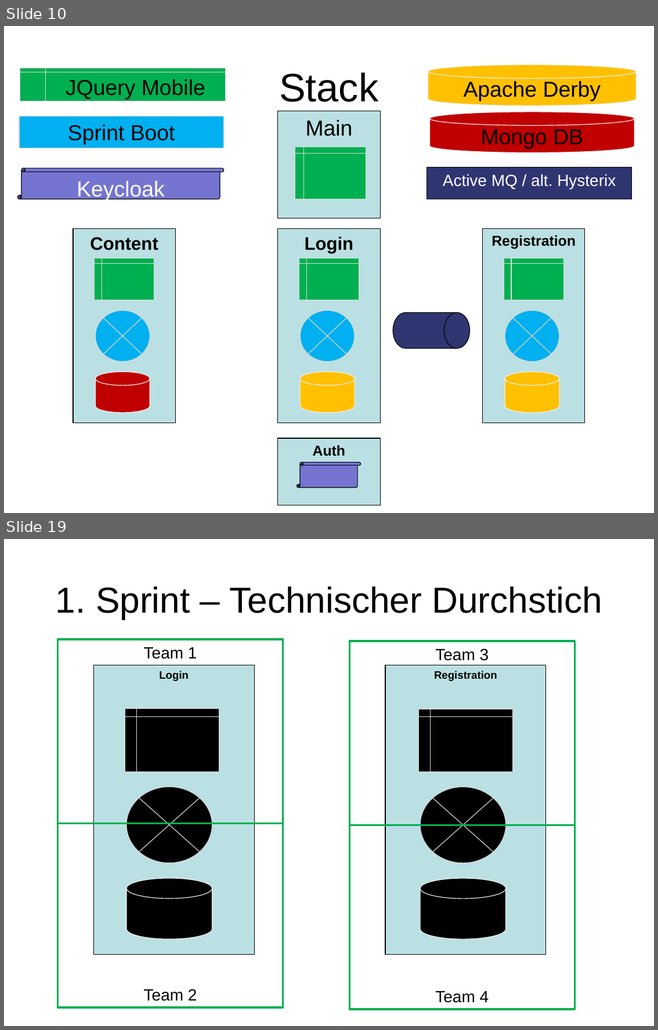
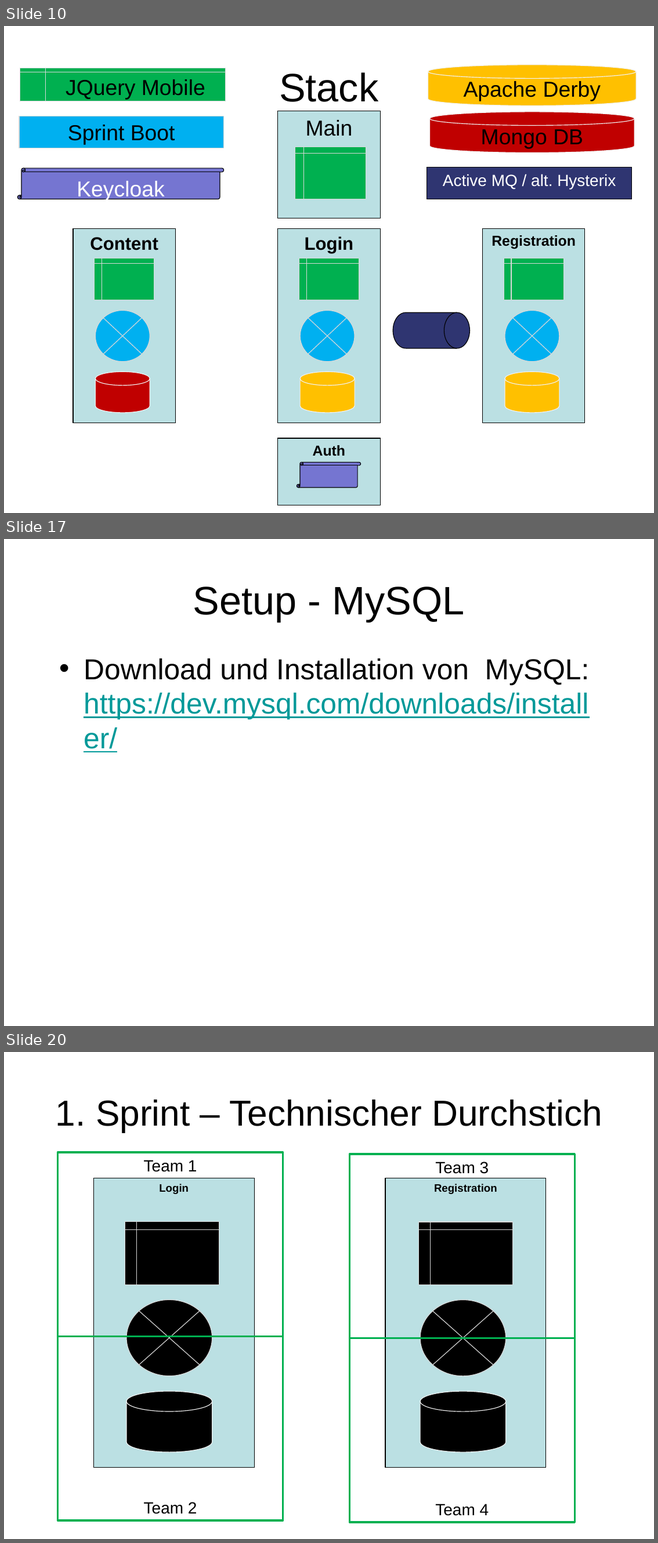
Before and after one commit to owronka/SubZeroMicroservices, a slide deck: doc/Resilient Microservices.pptx. Shown one above the other, each under a label of ours: slides 10 and 19 before the commit, slides 10, 17 and 20 after it; the slides between them are not shown. The pictures are 658x1030 and 658x1543 pixels, drawn with LibreOffice and Linux fonts; fonts in the diff are those of the drawing. Boxes give left, top, right and bottom in pixels: in the first picture for what was removed or moved away, otherwise in the second. Text is boxed around its words. In the diff, an @@ line names an element or a change of style, - is before the commit and + after.

```diff
--- a/doc/Resilient Microservices.pptx
+++ b/doc/Resilient Microservices.pptx
@@ slide 17 added at bbox=[4, 539, 654, 1026], background #FFFFFF @@
@@ title added at bbox=[193, 587, 464, 621], 44 pt, text #000000 @@
+Setup - MySQL
@@ text added at bbox=[83, 658, 589, 720], 32 pt, text #009999, underline @@
+• Download und Installation von MySQL: https://dev.mysql.com/downloads/installer/
@@ what was slide 19 is now slide 20 @@
```
Also in this commit, not shown: 7 slides changed, 1 other slide added, 1 slide removed, 50 other files.
